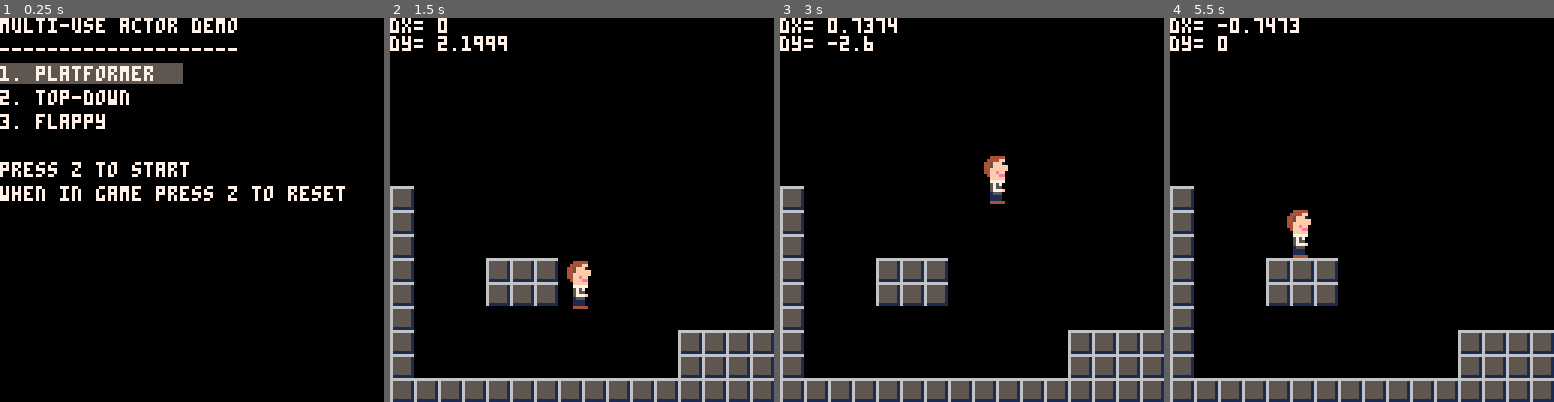
Above: before the commit, frames 1-4 (left to right).
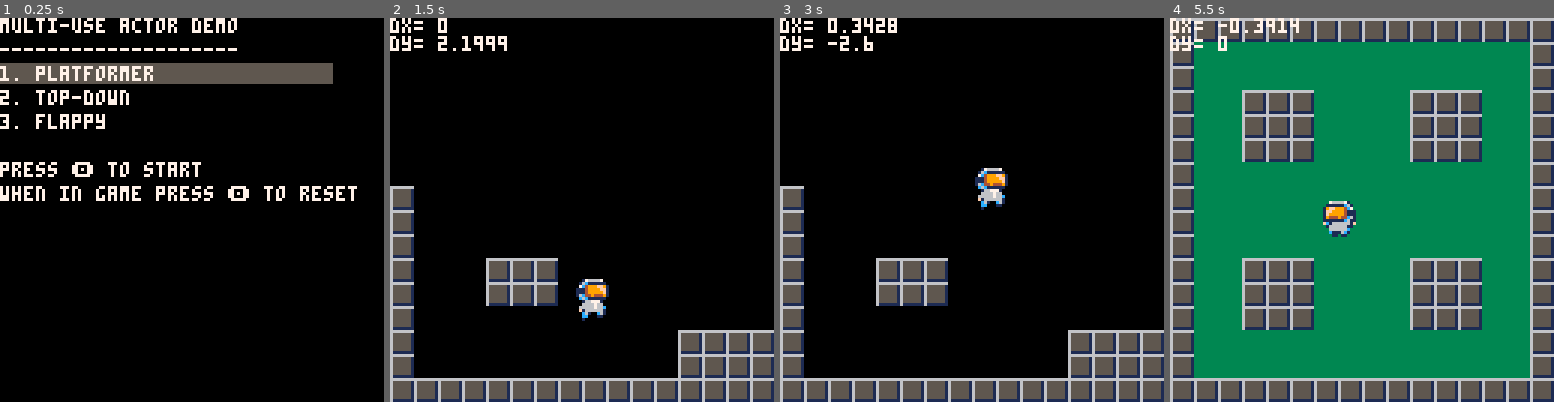
Above: after the commit, the same moments.

Repository: gcoulby/pico-8-reusable-actor
Game: PICO-8 cartridge demo.p8
Two runs of this game, one before a commit and one after it. Both use one fixed random seed, a clock stepped at 60 frames per second and the inputs below.
Inputs:
- Up to frame 1 (0.25 s): no input
- Up to frame 2 (1.5 s): tap X (X key) at 0.33, 1.07 s; tap O (Z key) at 0.7 s
- Up to frame 3 (3 s): hold Right 1.6-2.1 s; tap O (Z key) every 0.4 s from 1.7 to 2.9 s; tap X (X key) at 1.85, 2.97 s; hold Up 2.15-2.42 s; hold Right from 2.47 s (still down)
- Up to frame 4 (5.5 s): release Right at 3.03 s; hold Left 3.08-3.58 s; tap O (Z key) every 0.4 s from 3.3 to 5.3 s; hold Down 3.63-3.97 s; hold Right 4.02-4.68 s; tap X (X key) at 4.08, 5.2 s; hold Up 4.73-5.03 s; hold Left from 5.08 s (still down)

The runs differ from the first frame. In frame 1, 3.2% of the frame differs, in the area x 18-93%, y 11-48%; in frame 2, 1.0%; in frame 3, 0.9%; in frame 4, 88%, in the area x 0-100%, y 0-94%.

Commit message:
added sprite collections and animations

Diff:
--- a/actor.lua
+++ b/actor.lua
@@ -5,8 +5,79 @@
   return fget(mget(x+MAP_X,y+MAP_Y),f)
 end
 
+spr_col = {}
+function spr_col:new(sprites, flipX, flipY)
+  local o = {}
+  o.__index = self
+  setmetatable(o, self)
+  o.flipX=flipX or false
+  o.flipY=flipY or false
+  o.sprites=sprites
+  o.draw = function(x, y)
+    iSrt = 1
+    iEnd = #o.sprites
+    iInc = 1
+    jSrt = 1
+    jEnd = #o.sprites[1]
+    jInc = 1
+    if(o.flipY) then
+      iSrt = #o.sprites
+      iEnd = 1
+      iInc = -1
+    end
+    if(o.flipX) then
+      jSrt = #o.sprites[1]
+      jEnd = 1
+      jInc = -1
+    end
+    local k=0
+    for i=iSrt,iEnd,iInc do
+      local l=0
+      for j=jSrt,jEnd,jInc do
+        spr(o.sprites[i][j], x+(l)*8, y+(k)*8, 1, 1, o.flipX, o.flipY)
+        l+=1
+      end
+      k+=1
+    end
+
+  end
+  return o
+end
+
+anim = {}
+function anim:new(_spr_cols, delay)
+  local o = {}
+  o.__index = self
+  setmetatable(o, self)
+  o.flipX=false
+  o.flipY=false
+  o.t=1
+  o.i=1
+  o.d=delay
+  o.f=#_spr_cols
+  o.spr_cols = {}
+  for i=1,#_spr_cols do
+    o.spr_cols[i] = spr_col:new(_spr_cols[i])
+  end
+
+  o.draw = function(x, y)
+    o.spr_cols[o.i].flipX=o.flipX
+    o.spr_cols[o.i].flipY=o.flipY
+    o.spr_cols[o.i].draw(x, y)
+  end
+  o.update = function()
+    o.t+=1
+    if(o.t>=o.d) then
+      o.t=0
+      o.i+=1
+      if(o.i>=o.f) o.i=1
+    end
+  end
+  return o
+end
+
 actor = {}
-function actor:new(x, y, w, h, dx, dy, max_dx, max_dy, max_jumps, acc, boost, grav, fric, cm, cw, slide, _type)
+function actor:new(x, y, w, h, flipX, flipY, dx, dy, max_dx, max_dy, max_jumps, acc, boost, grav, fric, cm, cw, slide, _type)
   local o = {}
   o.__index = self
   setmetatable(o, self)
@@ -14,21 +85,32 @@
   o.y=y
   o.w=w
   o.h=h
+  o.flipX=flipX or false
+  o.flipY=flipY or false
   o.dx=dx
   o.dy=dy
   o.max_dx=max_dx
   o.max_dy=max_dy
   o.max_jumps=max_jumps
-  o.jumps=0
   o.acc=acc
   o.boost=boost
   o.cm=cm
   o.cw=cw
   o.grav=grav
   o.fric=fric
-  o.air=false
   o.slide=slide
   o.type=_type
+  o.cur_anim="idle"
+  o.air=false
+  o.last_dy=0
+  o.jumps=0
+  o.anims={
+    ["idle"]=anim:new({{{0}}},1),
+    ["run"]=anim:new({{{0}}},1),
+    ["jump"]=anim:new({{{0}}},1),
+    ["fall"]=anim:new({{{0}}},1),
+    ["slide"]=anim:new({{{0}}},1),
+  }
 
   -- print
   o.print = function()
@@ -36,12 +118,10 @@
     print("dy= "..o.dy)
   end
 
-  -- Collision Detection
   o.chk_cols = function()
     local ct=false
     local cb=false
 
-    -- if colliding with map tiles
     if(o.cm) then
       local x1=o.x/8
       local x2=(o.x+(o.w-1))/8
@@ -49,7 +129,7 @@
       local y2=(o.y+(o.h-1))/8
       ct=fmget(x1,y1,0) or fmget(x1,y2,0) or fmget(x2,y2,0) or fmget(x2,y1,0)
     end
-    -- if colliding with world bounds
+
     if(o.cw) then
       cb=(o.x<0 or o.x+o.w>128 or
                o.y<0 or o.y+o.h>128)
@@ -90,7 +170,7 @@
   end
 
   o.moveX = function(acc)
-    local lx=o.x -- last x
+    local lx=o.x
     o.dx+=acc
     o.dx=mid(-o.max_dx,o.dx,o.max_dx)
     o.x+=o.dx
@@ -101,7 +181,7 @@
   end
 
   o.moveY = function(boost)
-    local ly=o.y -- last y
+    local ly=o.y
     o.dy+=boost
     if (o.dy>0) then
       o.dy=mid(-o.max_dy,o.dy,o.max_dy)
@@ -113,6 +193,7 @@
   end
 
   o.jump = function()
+    o.last_dy=3
     if o.max_jumps == -1 or o.jumps < o.max_jumps then
       o.dy=3
 
@@ -123,7 +204,13 @@
   end
 
   o.apply_forces = function()
+    if(o.air and o.max_jumps~=0) then
+      o.cur_anim="jump"
+      if(o.last_dy>=o.dy) o.cur_anim="fall"
+      o.last_dy=o.dy
+    end
     if(o.slide and o.air and ((o.chk_wall(0) and btn(0)) or (o.chk_wall(1) and btn(1)))) then
+      o.cur_anim="slide"
       o.dy=0
       o.jumps=0
     end
@@ -134,14 +221,14 @@
     o.moveY(0)
   end
 
-  -- Draw
+  o.add_anim = function(name, spr_cols, d)
+    o.anims[name]=anim:new(spr_cols, d)
+  end
+
   o.draw = function()
-    -- rectfill(o.x, o.y, o.x+o.w, o.y+o.h, 7)
-    -- spr(1,o.x,o.y)
-    spr(3,o.x,o.y,1,2)
-  end
-
-  -- Update
+    o.anims[o.cur_anim].draw(o.x, o.y)
+  end
+
   o.update = function()
     o.apply_forces()
     if (o.chk_gnd()) then
@@ -152,7 +239,9 @@
       o.air=true
     end
     if (o.chk_ceil()) o.dy=0
-    -- o.draw()
+    o.anims[o.cur_anim].flipX=o.flipX
+    o.anims[o.cur_anim].flipY=o.flipY
+    o.anims[o.cur_anim].update()
   end
 
   return o
--- a/demo.p8
+++ b/demo.p8
@@ -21,23 +21,103 @@
 
 
 
+…(80 lines of a section not shown)…
 __gff__
 0000010000000000000000000000000000000000000000000000000000000000000000000000000000000000000000000000000000000000000000000000000000000000000000000000000000000000000000000000000000000000000000000000000000000000000000000000000000000000000000000000000000000000
 0000000000000000000000000000000000000000000000000000000000000000000000000000000000000000000000000000000000000000000000000000000000000000000000000000000000000000000000000000000000000000000000000000000000000000000000000000000000000000000000000000000000000000
 __map__
 0000000000000000000000000000000002020202020202020202020202020202040404040404040404040405040404040000000000000000000000000000000000000000000000000000000000000000000000000000000000000000000000000000000000000000000000000000000000000000000000000000000000000000
-0000000000000000000000000000000002121212121212121212121212121202040404040404040404040405040404040000000000000000000000000000000000000000000000000000000000000000000000000000000000000000000000000000000000000000000000000000000000000000000000000000000000000000
-0000000000000000000000000000000002121212121212121212121212121202040404040404040404040405040404040000000000000000000000000000000000000000000000000000000000000000000000000000000000000000000000000000000000000000000000000000000000000000000000000000000000000000
-0000000000000000000000000000000002121202020212121212020202121202040404040404040404040405040404040000000000000000000000000000000000000000000000000000000000000000000000000000000000000000000000000000000000000000000000000000000000000000000000000000000000000000
-0000000000000000000000000000000002121202020212121212020202121202040404040404040404040405040404040000000000000000000000000000000000000000000000000000000000000000000000000000000000000000000000000000000000000000000000000000000000000000000000000000000000000000
-0000000000000000000000000000000002121202020212121212020202121202040404040404040404040405040404040000000000000000000000000000000000000000000000000000000000000000000000000000000000000000000000000000000000000000000000000000000000000000000000000000000000000000
-0000000000000000000000000000000002121212121212121212121212121202040404040404040404040405040404040000000000000000000000000000000000000000000000000000000000000000000000000000000000000000000000000000000000000000000000000000000000000000000000000000000000000000
-0200000000000000000000000000000002121212121212121212121212121202040404040404040404040404040404040000000000000000000000000000000000000000000000000000000000000000000000000000000000000000000000000000000000000000000000000000000000000000000000000000000000000000
-0200000000000000000000000000000002121212121212121212121212121202040404040404040404040404040404040000000000000000000000000000000000000000000000000000000000000000000000000000000000000000000000000000000000000000000000000000000000000000000000000000000000000000
-0200000000000000000000000000000002121212121212121212121212121202040404040404040404040404040404040000000000000000000000000000000000000000000000000000000000000000000000000000000000000000000000000000000000000000000000000000000000000000000000000000000000000000
-0200000002020200000000000000000002121202020212121212020202121202040404040404040404040404040404040000000000000000000000000000000000000000000000000000000000000000000000000000000000000000000000000000000000000000000000000000000000000000000000000000000000000000
-0200000002020200000000000000000002121202020212121212020202121202040404040404040404040405040404040000000000000000000000000000000000000000000000000000000000000000000000000000000000000000000000000000000000000000000000000000000000000000000000000000000000000000
-0200000000000000000000000000000002121202020212121212020202121202040404040404040404040405040404040000000000000000000000000000000000000000000000000000000000000000000000000000000000000000000000000000000000000000000000000000000000000000000000000000000000000000
-0200000000000000000000000202020202121212121212121212121212121202040404040404040404040405040404040000000000000000000000000000000000000000000000000000000000000000000000000000000000000000000000000000000000000000000000000000000000000000000000000000000000000000
-0200000000000000000000000202020202121212121212121212121212121202040404040404040404040405040404040000000000000000000000000000000000000000000000000000000000000000000000000000000000000000000000000000000000000000000000000000000000000000000000000000000000000000
+0000000000000000000000000000000002030303030303030303030303030302040404040404040404040405040404040000000000000000000000000000000000000000000000000000000000000000000000000000000000000000000000000000000000000000000000000000000000000000000000000000000000000000
+0000000000000000000000000000000002030303030303030303030303030302040404040404040404040405040404040000000000000000000000000000000000000000000000000000000000000000000000000000000000000000000000000000000000000000000000000000000000000000000000000000000000000000
+0000000000000000000000000000000002030302020203030303020202030302040404040404040404040405040404040000000000000000000000000000000000000000000000000000000000000000000000000000000000000000000000000000000000000000000000000000000000000000000000000000000000000000
+0000000000000000000000000000000002030302020203030303020202030302040404040404040404040405040404040000000000000000000000000000000000000000000000000000000000000000000000000000000000000000000000000000000000000000000000000000000000000000000000000000000000000000
+0000000000000000000000000000000002030302020203030303020202030302040404040404040404040405040404040000000000000000000000000000000000000000000000000000000000000000000000000000000000000000000000000000000000000000000000000000000000000000000000000000000000000000
+0000000000000000000000000000000002030303030303030303030303030302040404040404040404040405040404040000000000000000000000000000000000000000000000000000000000000000000000000000000000000000000000000000000000000000000000000000000000000000000000000000000000000000
+0200000000000000000000000000000002030303030303030303030303030302040404040404040404040404040404040000000000000000000000000000000000000000000000000000000000000000000000000000000000000000000000000000000000000000000000000000000000000000000000000000000000000000
+0200000000000000000000000000000002030303030303030303030303030302040404040404040404040404040404040000000000000000000000000000000000000000000000000000000000000000000000000000000000000000000000000000000000000000000000000000000000000000000000000000000000000000
+0200000000000000000000000000000002030303030303030303030303030302040404040404040404040404040404040000000000000000000000000000000000000000000000000000000000000000000000000000000000000000000000000000000000000000000000000000000000000000000000000000000000000000
+0200000002020200000000000000000002030302020203030303020202030302040404040404040404040404040404040000000000000000000000000000000000000000000000000000000000000000000000000000000000000000000000000000000000000000000000000000000000000000000000000000000000000000
+0200000002020200000000000000000002030302020203030303020202030302040404040404040404040405040404040000000000000000000000000000000000000000000000000000000000000000000000000000000000000000000000000000000000000000000000000000000000000000000000000000000000000000
+0200000000000000000000000000000002030302020203030303020202030302040404040404040404040405040404040000000000000000000000000000000000000000000000000000000000000000000000000000000000000000000000000000000000000000000000000000000000000000000000000000000000000000
+0200000000000000000000000202020202030303030303030303030303030302040404040404040404040405040404040000000000000000000000000000000000000000000000000000000000000000000000000000000000000000000000000000000000000000000000000000000000000000000000000000000000000000
+0200000000000000000000000202020202030303030303030303030303030302040404040404040404040405040404040000000000000000000000000000000000000000000000000000000000000000000000000000000000000000000000000000000000000000000000000000000000000000000000000000000000000000
 0202020202020202020202020202020202020202020202020202020202020202040404040404040404040405040404040000000000000000000000000000000000000000000000000000000000000000000000000000000000000000000000000000000000000000000000000000000000000000000000000000000000000000
--- a/main.lua
+++ b/main.lua
@@ -5,47 +5,89 @@
     p = actor:new(
     --[[x]]59,
     --[[y]]59,
-    --[[w]]8,
+    --[[w]]16,
     --[[h]]16,
+    --[[flipX]]false,
+    --[[flipY]]false,
     --[[dx]]0,
     --[[dy]]0,
     --[[max_dx]]2,
     --[[max_dy]]3,
     --[[max_jumps]]2,
-    --[[acc]]0.5,
+    --[[acc]]0.7,
     --[[boost]]6,
     --[[grav]]0.2,
     --[[fric]]0.6,
     --[[cm]]true,
     --[[cw]]true,
     --[[slide]]true,
-    --[[_type]]type.side
+    --[[_type]]type.top
     )
+    p.add_anim("idle", {
+        {{64,65},{80,81}},
+        {{66,67},{82,83}},
+        {{68,69},{84,85}},
+        {{70,71},{86,87}},
+        {{72,73},{88,89}},
+        {{74,75},{90,91}},
+        {{76,77},{92,93}},
+        {{78,79},{94,95}},
+        {{96,97},{112,113}},
+        {{98,99},{114,115}},
+        {{100,101},{116,117}},
+    }, 4)
+    p.add_anim("run", {
+        {{128,129},{144,145}},
+        {{130,131},{146,147}},
+        {{132,133},{148,149}},
+        {{134,135},{150,151}},
+        {{136,137},{152,153}},
+        {{138,139},{154,155}},
+        {{140,141},{156,157}},
+        {{142,143},{158,159}},
+        {{160,161},{176,177}},
+        {{162,163},{178,179}},
+        {{164,165},{180,181}},
+    }, 4)
+    p.add_anim("jump", {
+        {{44,45},{60,61}}
+    }, 4)
+    p.add_anim("fall", {
+        {{46,47},{62,63}}
+    }, 4)
+    p.add_anim("slide", {
+        {{6,7},{22,23}},
+        {{8,9},{24,25}},
+        {{10,11},{26,27}},
+        {{12,13},{28,29}},
+        {{14,15},{30,31}}
+    }, 4)
 end
 
-function _update60()
+function _update()
     if(in_menu) then
         if(btnp(4)) then
             in_menu = false
             p.x=59
             p.y=59
+            p.max_dy=3
+            p.boost=6
             if(menu_pos==0) then
                 p.type = type.side
                 p.slide = true
                 p.max_jumps=2
-                p.boost = 6
                 MAP_X = 0
             elseif(menu_pos==1) then
                 p.type = type.top
                 p.slide = false
                 p.max_jumps=0
-                p.boost = 6
                 MAP_X = 16
             elseif(menu_pos==2) then
                 p.type = type.side
                 p.slide = false
                 p.max_jumps=-1
-                p.boost=5
+                p.boost=6
+                p.max_dy=0.5
                 MAP_X = 32
             end
         end
@@ -67,6 +109,7 @@
         end
         update_game()
     end
+    p.update()
 end
 
 function _draw()
@@ -80,30 +123,43 @@
 
 function draw_menu()
     cls()
-    rectfill(0, menu_pos*8+15, 60, menu_pos*8+21, 5)
+    rectfill(0, menu_pos*8+15, 110, menu_pos*8+21, 5)
     print("multi-use actor demo", 0, 0, 7)
     print("--------------------", 0, 8, 7)
     print("1. platformer", 0, 16, 7)
     print("2. top-down", 0, 24, 7)
     print("3. flappy", 0, 32, 7)
 
-    print("press z to start", 0, 48, 7)
-    print("when in game press z to reset", 0, 56, 7)
+    print("press 🅾️ to start", 0, 48, 7)
+    print("when in game press 🅾️ to reset", 0, 56, 7)
 end
 
 function draw_game()
     map(MAP_X, MAP_Y)
-    p.print()
-    p.draw()
+
+    if menu_pos == 3 then
+        norm.draw(59,59)
+        flipX.draw(20,59)
+        flipY.draw(59,20)
+        flipXY.draw(20,20)
+    else
+        p.print()
+        p.draw()
+    end
 end
 
 function update_game()
     local a = 0
     local b = 0
+    p.cur_anim = "idle"
     if(btn(0)) then
+        p.flipX = true
+        p.cur_anim = "run"
         a = -p.acc
     end
     if(btn(1)) then
+        p.flipX = false
+        p.cur_anim = "run"
         a = p.acc
     end
     if(p.type==type.top and btn(2)) then
Not shown, changed: 96 lines of the sprite sheet (__gfx__) section of demo.p8
Not shown, changed: README.md
Not shown, added: sprites.png
